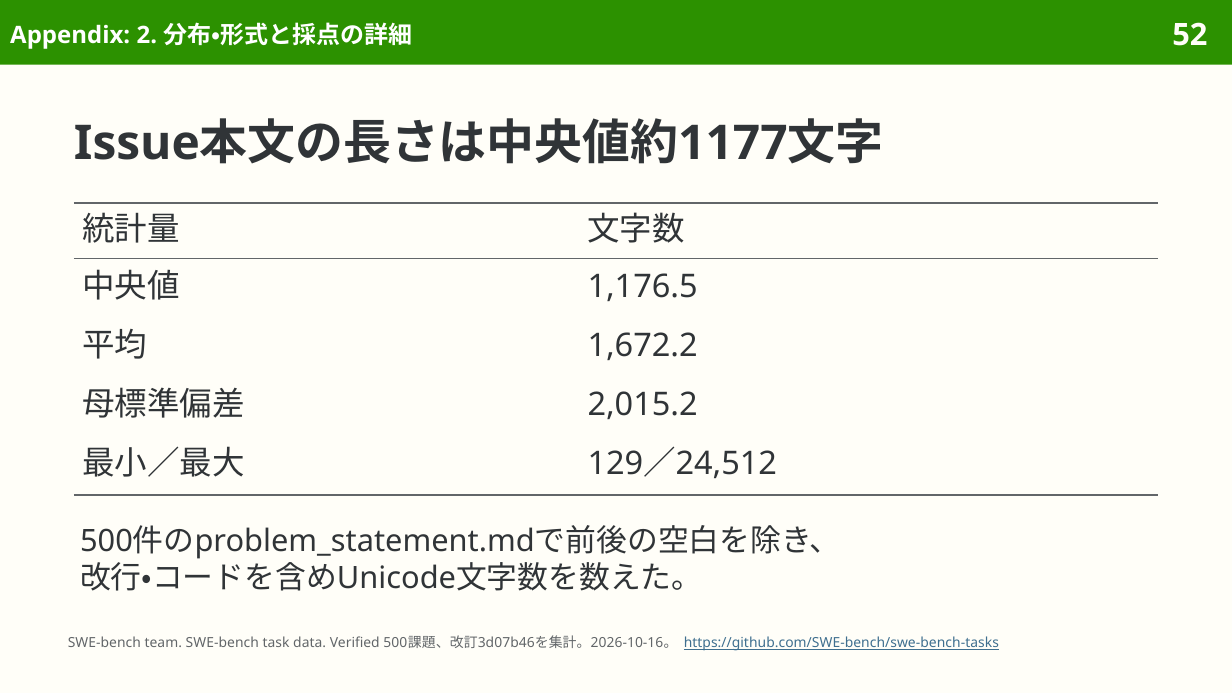
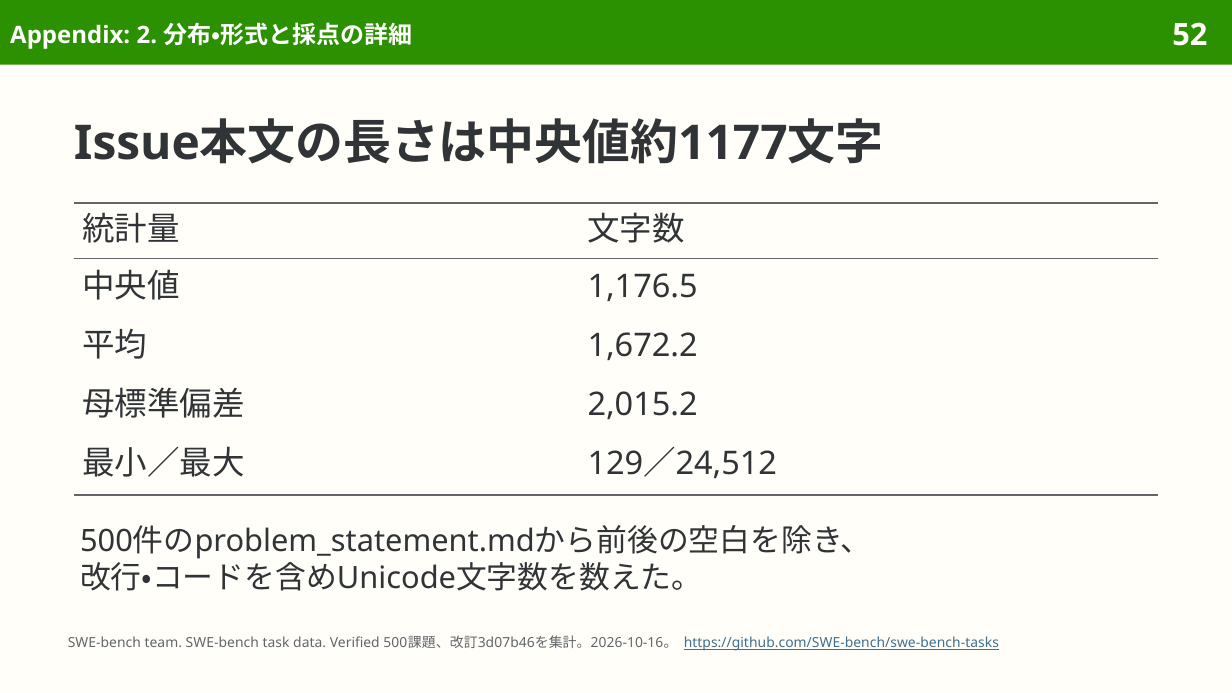
Before and after one commit to sasakiy84/datasets-in-10-minutes, a slide deck: slide 52 of slides/datasets-in-10-minutes-swe-bench-verified.pptx. Drawn at 1232x693 pixels with LibreOffice and Linux fonts; fonts in the diff are those of the drawing. Boxes give left, top, right and bottom in pixels: in the first picture for what was removed or moved away, otherwise in the second. Text is boxed around its words. In the diff, an @@ line names an element or a change of style, - is before the commit and + after.

```diff
--- a/slides/datasets-in-10-minutes-swe-bench-verified.pptx
+++ b/slides/datasets-in-10-minutes-swe-bench-verified.pptx
@@ text at bbox=[80, 525, 871, 559]: text changed @@
-500件のproblem_statement.mdで前後の空白を除き、
+500件のproblem_statement.mdから前後の空白を除き、
```
Also in this commit, not shown: 10 other slides changed, 7 other files.
